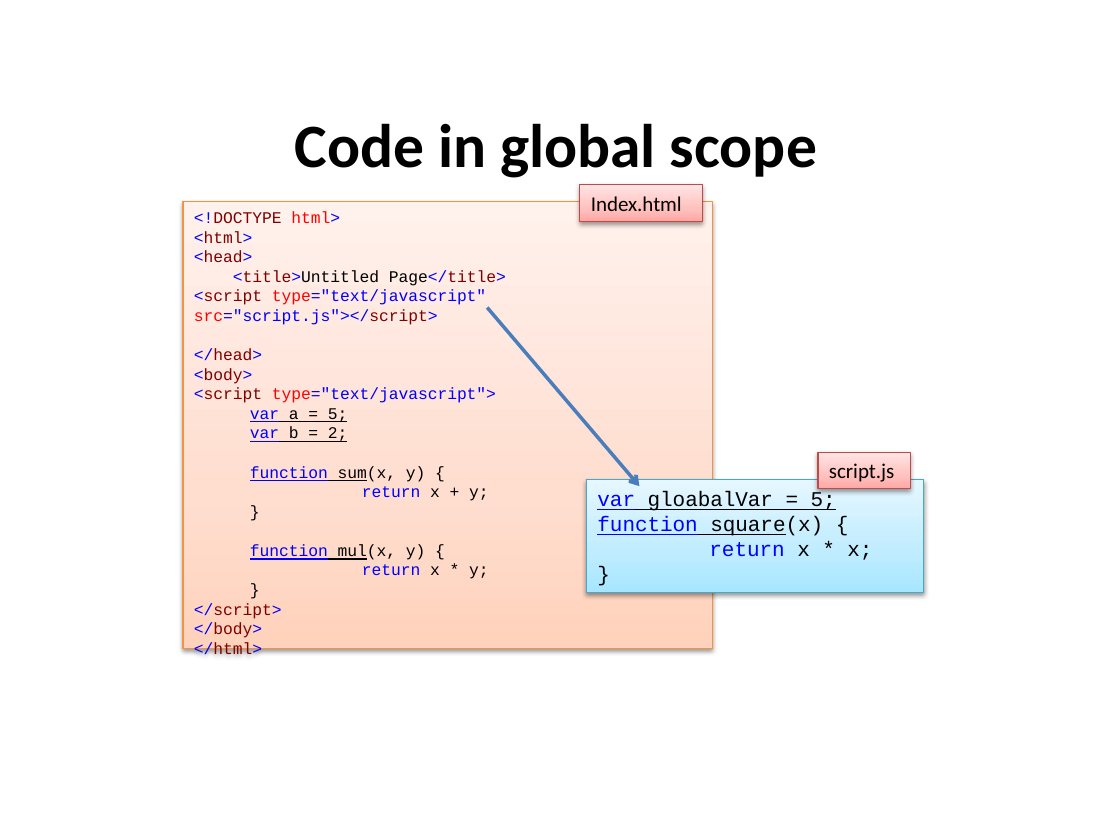
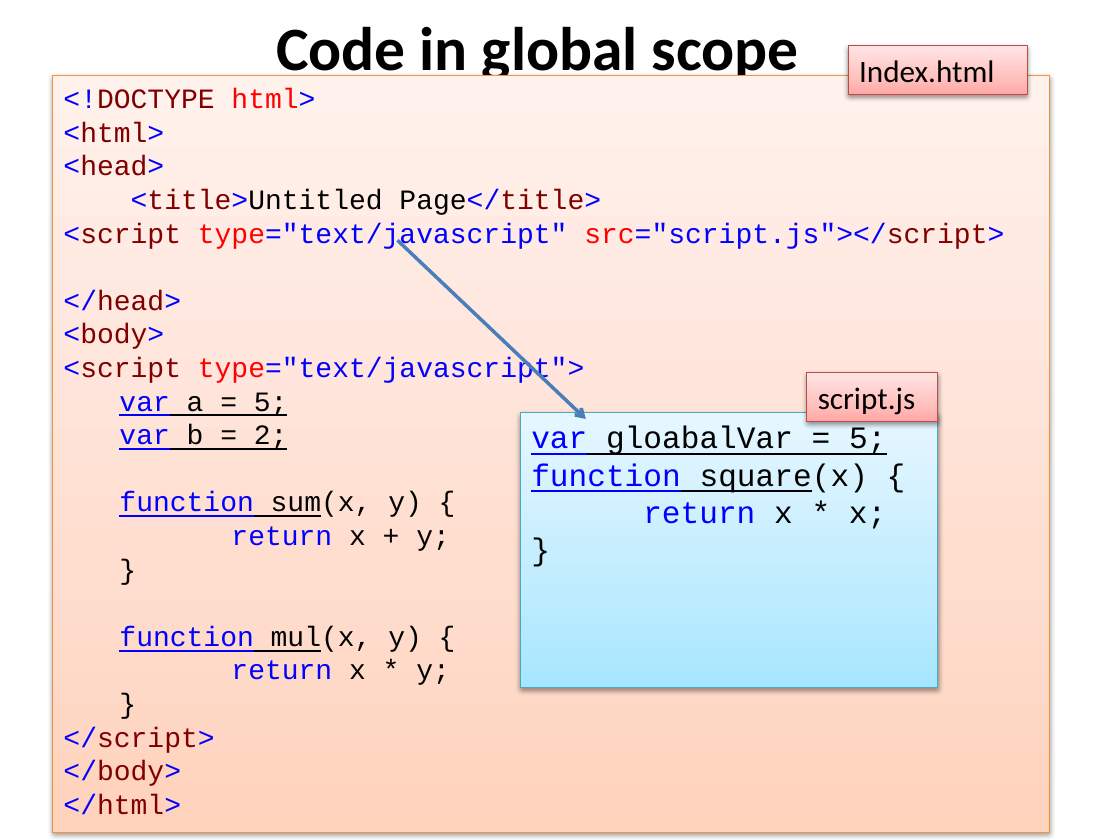
Before and after one commit to dzmitry-varabei/front-end-course, a slide deck: slide 23 of lecture-3-recap-scope/scope.pptx. Drawn at 1120x840 pixels with LibreOffice and Linux fonts; fonts in the diff are those of the drawing. Boxes give left, top, right and bottom in pixels: in the first picture for what was removed or moved away, otherwise in the second. Text is boxed around its words. In the diff, an @@ line names an element or a change of style, - is before the commit and + after.

```diff
--- a/lecture-3-recap-scope/scope.pptx
+++ b/lecture-3-recap-scope/scope.pptx
@@ title "Code in global scope" rewrapped from (x1=295, y1=123, x2=817, y2=178) to (x1=276, y1=26, x2=799, y2=76) @@
@@ size 13.5 to 20 pt in 3 elements at (x1=521, y1=412, x2=939, y2=688), (x1=806, y1=373, x2=937, y2=422), (x1=848, y1=46, x2=1027, y2=95) @@
@@ rectangle "Index.html" resized from (x1=580, y1=185, x2=702, y2=222) to (x1=848, y1=46, x2=1027, y2=95) @@
@@ rectangle "<!DOCTYPE html>" resized from (x1=183, y1=202, x2=711, y2=648) to (x1=53, y1=75, x2=1049, y2=833) @@
@@ rectangle "<!DOCTYPE html>" at (x1=53, y1=75, x2=1049, y2=833): size 10.5 to 18 pt @@
@@ arrow moved from (487, 308) - (640, 486) to (398, 241) - (586, 419) @@
@@ rectangle "script.js" resized from (x1=818, y1=452, x2=911, y2=489) to (x1=806, y1=373, x2=937, y2=422) @@
@@ rectangle "var gloabalVar = 5;" resized from (x1=587, y1=479, x2=924, y2=592) to (x1=521, y1=412, x2=939, y2=688) @@
```
Also in this commit, not shown: 3 other slides changed, 6 other files.
